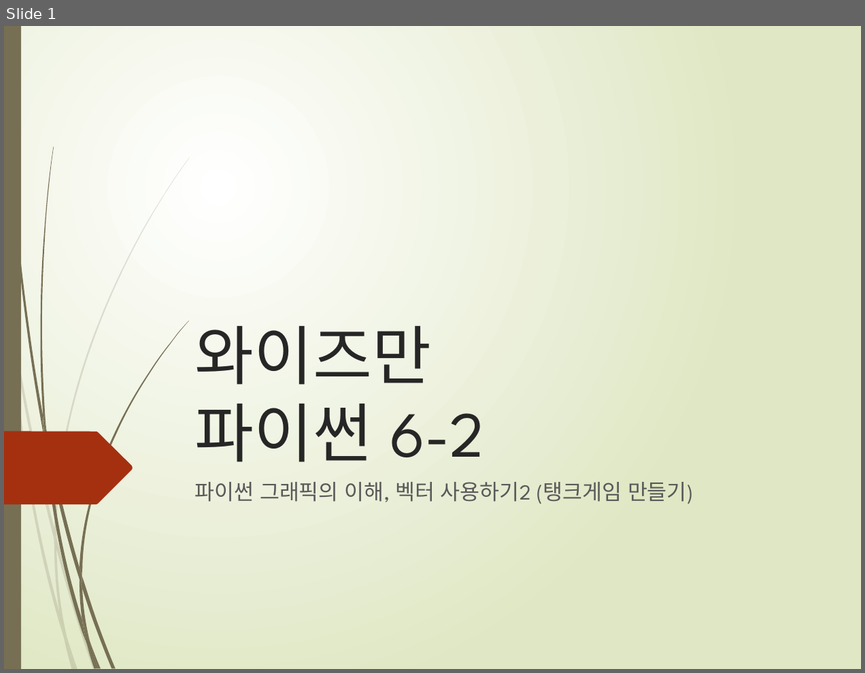
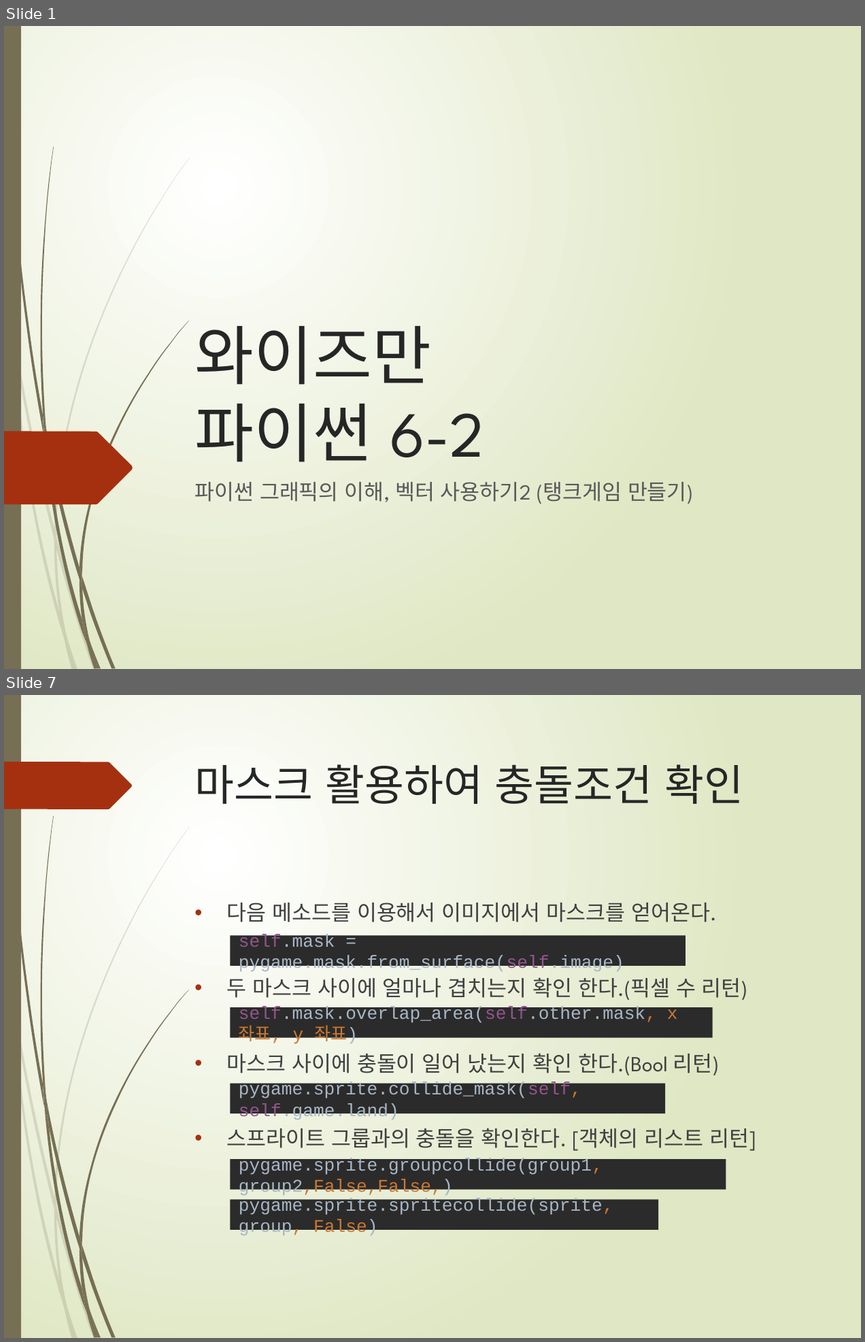
Before and after one commit to freshmea/weizman_python_class, a slide deck: textbook/파이썬6-2교시.pptx. Shown one above the other, each under a label of ours: slide 1 before the commit, slides 1 and 7 after it; the slides between them are not shown. The pictures are 865x673 and 865x1342 pixels, drawn with LibreOffice and Linux fonts; fonts in the diff are those of the drawing. Boxes give left, top, right and bottom in pixels: in the first picture for what was removed or moved away, otherwise in the second. Text is boxed around its words. In the diff, an @@ line names an element or a change of style, - is before the commit and + after.

Commit message:
6-2 수업 업데이트

```diff
--- a/textbook/파이썬6-2교시.pptx
+++ b/textbook/파이썬6-2교시.pptx
@@ slide 7 added at bbox=[4, 695, 861, 1338], background gradient #FFFFFF to #DFE8C4; not listed: 23 template elements that a slide beside it also shows @@
@@ freeform shape added at bbox=[4, 762, 132, 810], fill #A53010 @@
@@ title added at bbox=[195, 764, 743, 804], 36 pt, text #262626 @@
+마스크 활용하여 충돌조건 확인
@@ text added at bbox=[227, 902, 756, 1151], 18 pt, text #404040 @@
+• 다음 메소드를 이용해서 이미지에서 마스크를 얻어온다.
+• 두 마스크 사이에 얼마나 겹치는지 확인 한다.(픽셀 수 리턴)
+• 마스크 사이에 충돌이 일어 났는지 확인 한다.(Bool 리턴)
+• 스프라이트 그룹과의 충돌을 확인한다. [객체의 리스트 리턴]
@@ rectangle added at bbox=[230, 936, 685, 966], fill #2B2B2B, 15 pt, text #A9B7C6 @@
+self.mask = pygame.mask.from_surface(self.image)
@@ rectangle added at bbox=[230, 1007, 713, 1037], fill #2B2B2B, 15 pt, text #A9B7C6 @@
+self.mask.overlap_area(self.other.mask, x 좌표, y 좌표)
@@ rectangle added at bbox=[230, 1083, 666, 1113], fill #2B2B2B, 15 pt, text #A9B7C6 @@
+pygame.sprite.collide_mask(self, self.game.land)
@@ rectangle added at bbox=[230, 1159, 726, 1189], fill #2B2B2B, 15 pt, text #A9B7C6 @@
+pygame.sprite.groupcollide(group1, group2,False,False,)
@@ rectangle added at bbox=[230, 1199, 659, 1229], fill #2B2B2B, 15 pt, text #A9B7C6 @@
+pygame.sprite.spritecollide(sprite, group, False)
```
Also in this commit, not shown: 5 slides changed, 2 other slides added, 4 slides removed, 5 other files.
